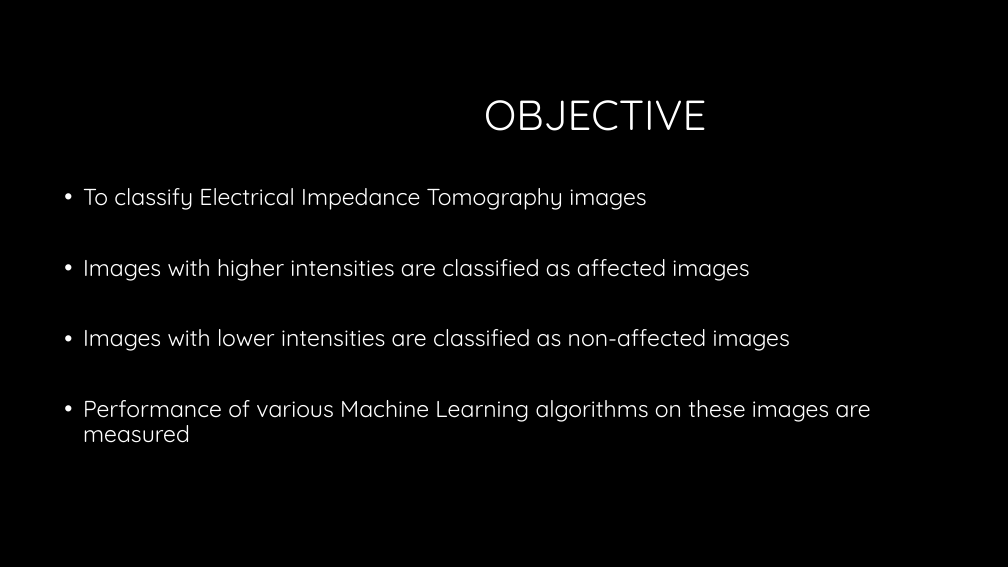
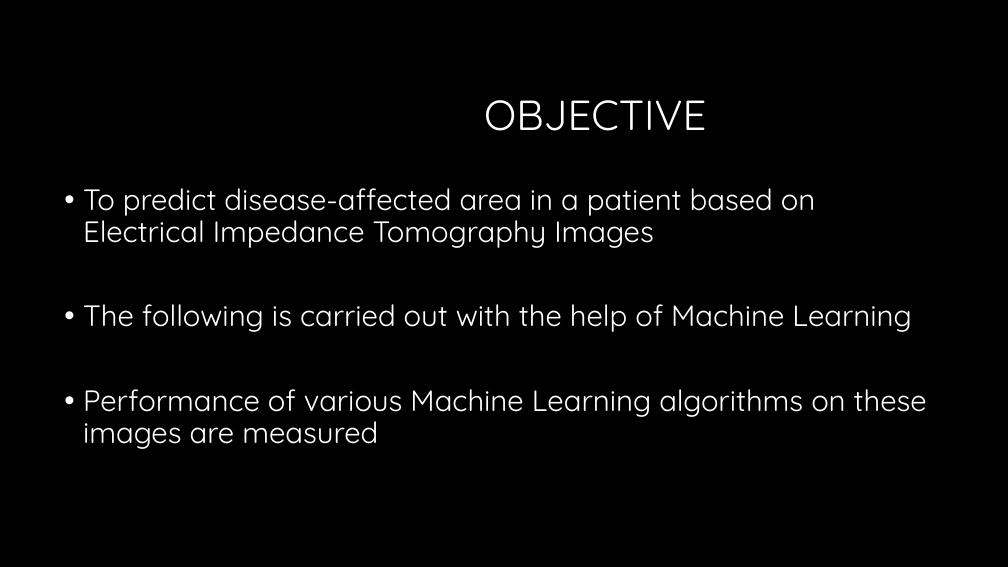
Before and after one commit to nsudhanva/eit, a slide deck: slide 2 of docs/Electrical Impedance Tomography.pptx. Drawn at 1008x567 pixels with LibreOffice and Linux fonts; fonts in the diff are those of the drawing; background and template pictures are left out. Boxes give left, top, right and bottom in pixels: in the first picture for what was removed or moved away, otherwise in the second. Text is boxed around its words. In the diff, an @@ line names an element or a change of style, - is before the commit and + after.

```diff
--- a/docs/Electrical Impedance Tomography.pptx
+++ b/docs/Electrical Impedance Tomography.pptx
@@ text at [83,188,911,332]: text changed; size 22 to 28 pt @@
-• To classify Electrical Impedance Tomography images
-• Images with higher intensities are classified as affected images
-• Images with lower intensities are classified as non-affected images
+• To predict disease-affected area in a patient based on Electrical Impedance Tomography Images
+• The following is carried out with the help of Machine Learning
@@ text at [83,389,927,449]: size 22 to 28 pt in "Performance of various Machine Learning algorithms on ..." @@
```
Also in this commit, not shown: 8 other slides changed, 1 slide added, 1 slide removed.
